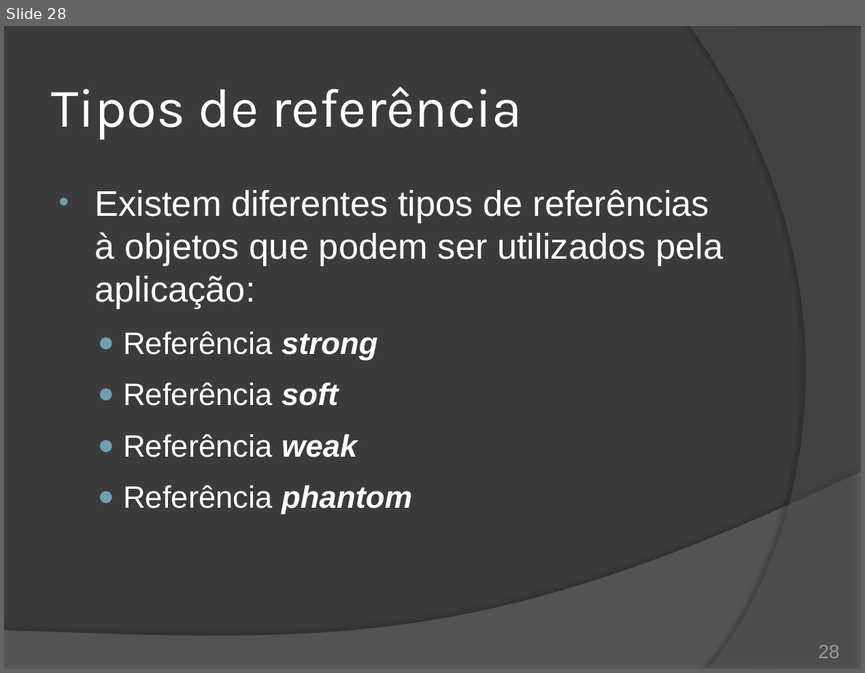
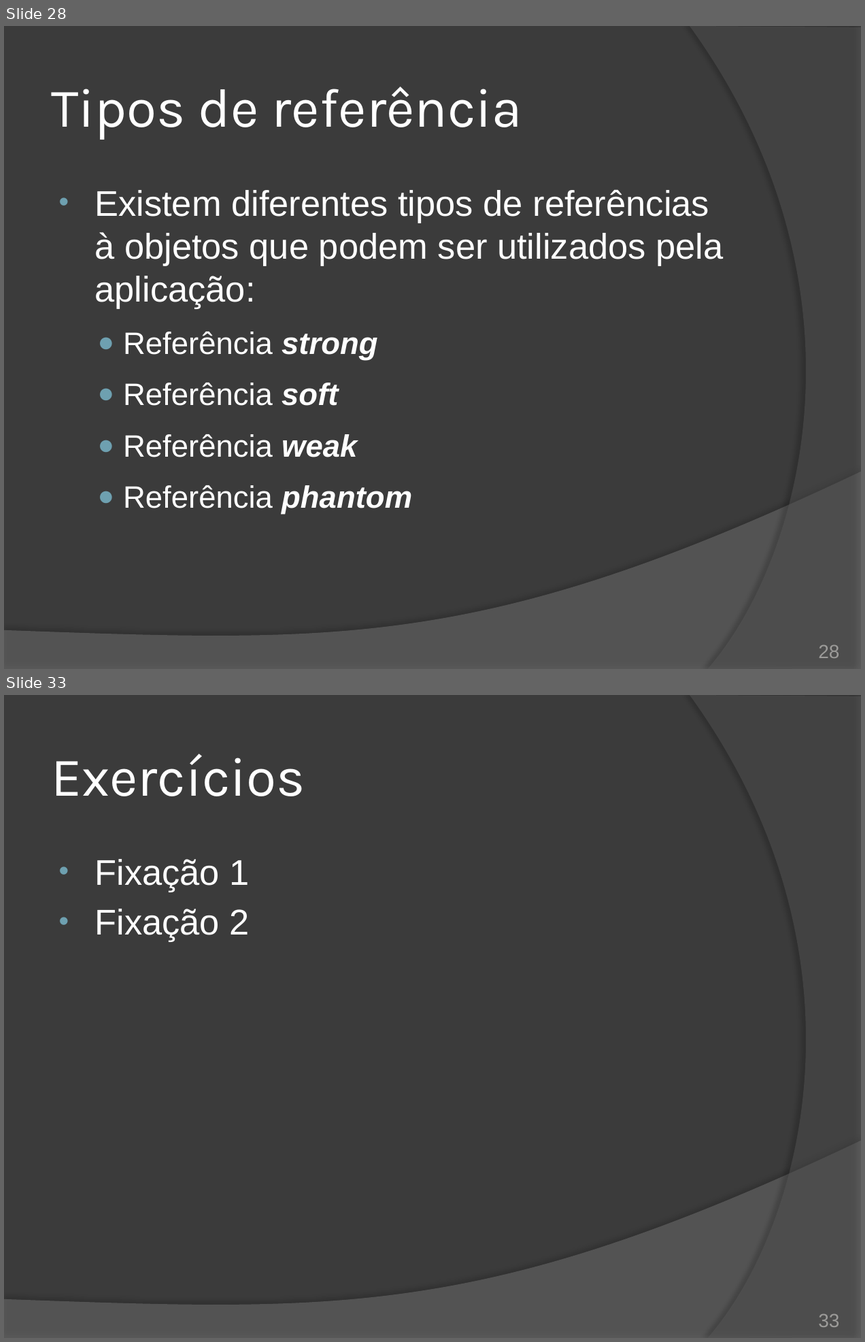
Before and after one commit to duchesqui/slzvieira-training, a slide deck: 2-Java-Programmer-Modulo-II/11.Capitulo05.pptx. Shown one above the other, each under a label of ours: slide 28 before the commit, slides 28 and 33 after it; the slides between them are not shown. The pictures are 865x673 and 865x1342 pixels, drawn with LibreOffice and Linux fonts; fonts in the diff are those of the drawing. Boxes give left, top, right and bottom in pixels: in the first picture for what was removed or moved away, otherwise in the second. Text is boxed around its words. In the diff, an @@ line names an element or a change of style, - is before the commit and + after.

```diff
--- a/2-Java-Programmer-Modulo-II/11.Capitulo05.pptx
+++ b/2-Java-Programmer-Modulo-II/11.Capitulo05.pptx
@@ slide 33 added at bbox=[4, 695, 861, 1338], background #3B3B3B; not listed: 2 template elements that a slide beside it also shows @@
@@ title added at bbox=[51, 753, 305, 796], 46 pt, text #FFFFFF @@
+Exercícios
@@ text added at bbox=[94, 859, 249, 942], 30 pt, text #FFFFFF @@
+• Fixação 1
+• Fixação 2
@@ page number added at bbox=[818, 1314, 839, 1327], 16 pt, text #9D9B9A @@
+33
```
Also in this commit, not shown: 1 slide changed, 3 other slides added, 1 slide removed, 2 other files.
